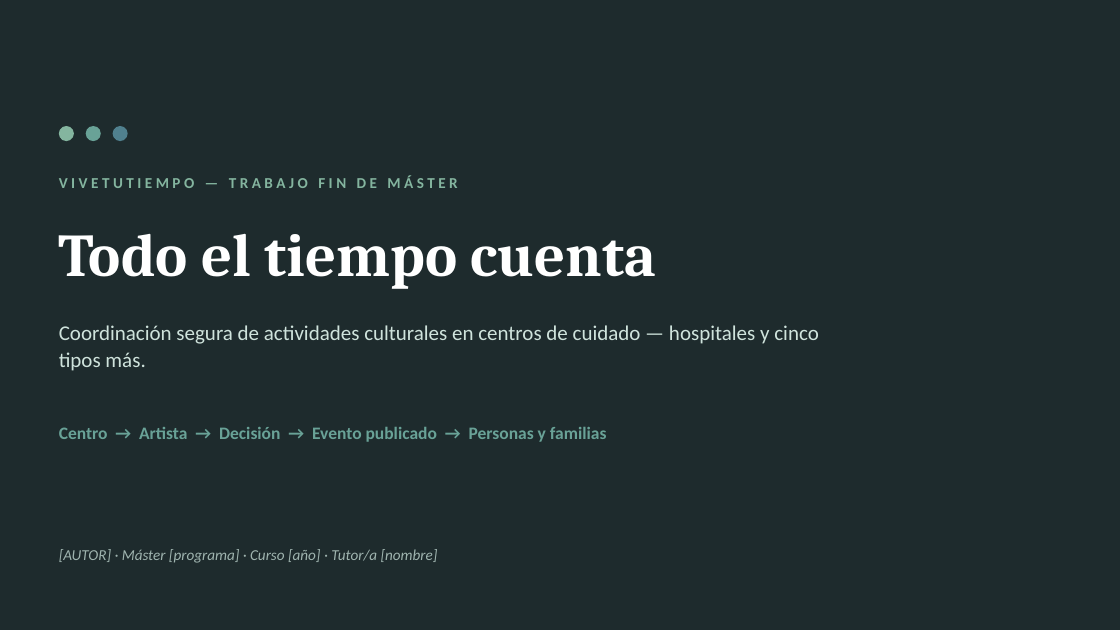
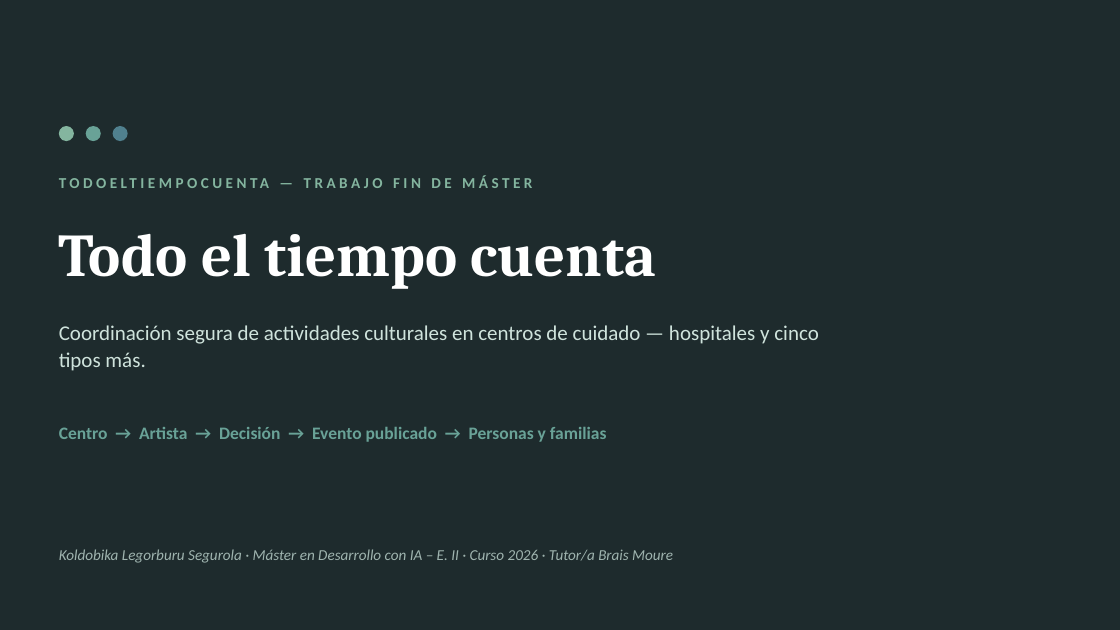
Before and after one commit to lezama4/webmaster, a slide deck: slide 1 of docs/tfm-defense-deck.pptx. Drawn at 1120x630 pixels with LibreOffice and Linux fonts; fonts in the diff are those of the drawing. Boxes give left, top, right and bottom in pixels: in the first picture for what was removed or moved away, otherwise in the second. Text is boxed around its words. In the diff, an @@ line names an element or a change of style, - is before the commit and + after.

```diff
--- a/docs/tfm-defense-deck.pptx
+++ b/docs/tfm-defense-deck.pptx
@@ text at <box>238,325,297,560</box>: text changed @@
-VIVETUTIEMPO — TRABAJO FIN DE MÁSTER
+TODOELTIEMPOCUENTA — TRABAJO FIN DE MÁSTER
@@ text at <box>59,549,673,563</box>: text changed @@
-[AUTOR] · Máster [programa] · Curso [año] · Tutor/a [nombre]
+Koldobika Legorburu Segurola · Máster en Desarrollo con IA – E. II · Curso 2026 · Tutor/a Brais Moure
```
Also in this commit, not shown: 1 other slide changed, 5 other files.
